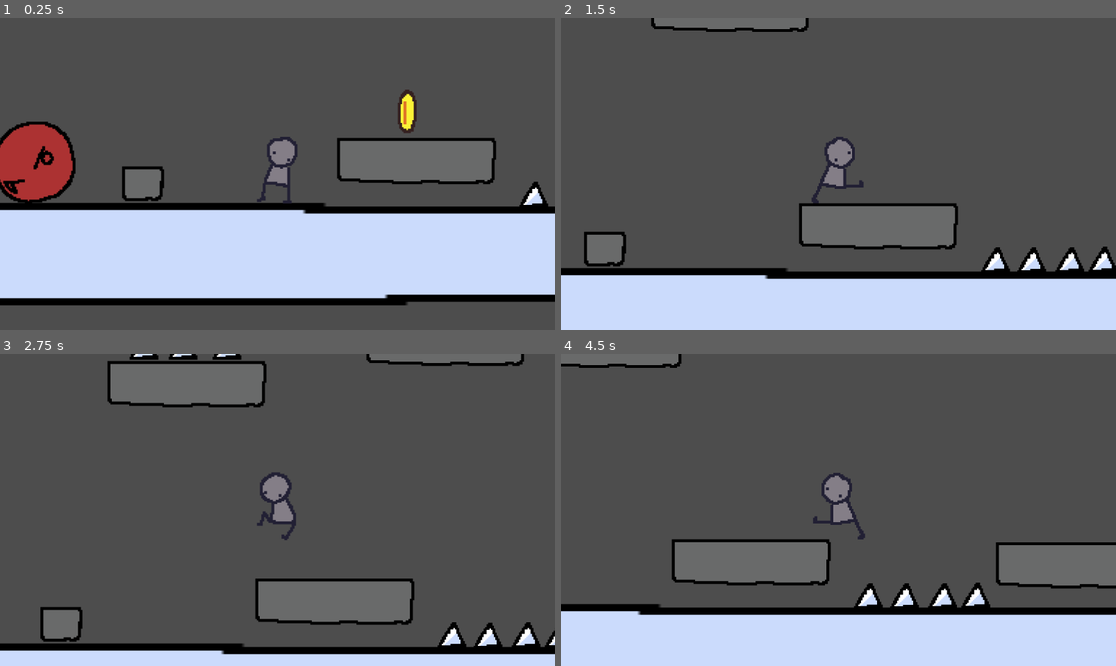
Above: before the commit, frames 1-4 (two rows, left to right).
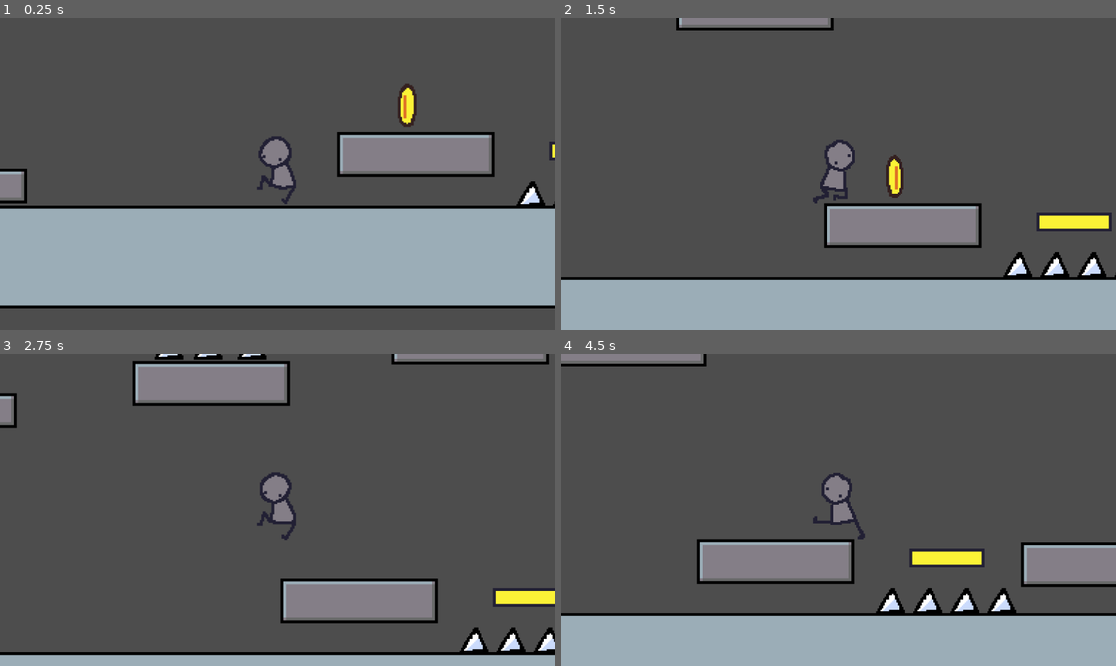
Above: after the commit, the same moments.

Repository: Helia8/platform
Game: Godot game, scene res://scenes/Level/Level1.tscn
The game is run twice, just before and just after one commit, with the same random seed, the same clock (stepped at 60 frames per second) and the same inputs.
Inputs:
- Up to frame 1 (0.25 s): no input
- Up to frame 2 (1.5 s): tap Enter (ui_accept) at 0.5, 0.77 s; hold Right (ui_right) from 0.53 s (still down)
- Up to frame 3 (2.75 s): tap Enter (ui_accept) at 1.52 s; release Right (ui_right) at 2.03 s; hold Left (ui_left) from 2.03 s (still down)
- Up to frame 4 (4.5 s): release Left (ui_left) at 2.78 s; hold Right (ui_right) 2.78-4.28 s; tap Enter (ui_accept) at 3.02, 3.77 s; hold Left (ui_left) from 4.28 s (still down)

The runs differ from the first frame. In frame 1, 42% of the frame differs, in the area x 0-100%, y 21-94%; in frame 2, 27%; in frame 3, 19%; in frame 4, 28%.

Commit message:
fix: sprites and delete winflag

Diff:
--- a/scenes/Ennemies/BasicEnnemy.tscn
+++ b/scenes/Ennemies/BasicEnnemy.tscn
@@ -125,9 +125,9 @@
 texture = ExtResource("2_06wfx")
 
 [node name="EnemyAnim" type="AnimatedSprite2D" parent="EnnemyArea" unique_id=1962338253]
-position = Vector2(0, 5)
+position = Vector2(-1, 5)
 sprite_frames = SubResource("SpriteFrames_4uoob")
-animation = &"death"
+animation = &"walk"
 
 [node name="EnnemyCollision" type="CollisionShape2D" parent="." unique_id=2092200608]
 shape = SubResource("CircleShape2D_06wfx")
--- a/scenes/Level/Level1.tscn
+++ b/scenes/Level/Level1.tscn
@@ -8,25 +8,39 @@
 [ext_resource type="PackedScene" uid="uid://bfg8snu3sq651" path="res://scenes/Platforms/BasicPlatform.tscn" id="7_4esi6"]
 [ext_resource type="PackedScene" uid="uid://lgtdme4tg6sh" path="res://scenes/Platforms/SquarePlatform.tscn" id="8_s5y6n"]
 [ext_resource type="PackedScene" uid="uid://e0qg8ljkihcb" path="res://scenes/WinFlag.tscn" id="9_rsq5u"]
+[ext_resource type="Script" uid="uid://dwvxqjs5w3a1u" path="res://src/Platforms/moving_platform_with_trigger.gd" id="10_6ch66"]
 [ext_resource type="PackedScene" uid="uid://c65r76r3p4o1" path="res://scenes/Pickups/CoinPickup.tscn" id="10_a7ub4"]
+[ext_resource type="Texture2D" uid="uid://dlm7ksv05yxor" path="res://assets/moving_platform.png" id="11_2vrk0"]
 
 [sub_resource type="RectangleShape2D" id="RectangleShape2D_p0hel"]
-size = Vector2(8234, 354)
+size = Vector2(8062, 354)
+
+[sub_resource type="Curve2D" id="Curve2D_hfknj"]
+resource_local_to_scene = true
+_data = {
+"points": PackedVector2Array(-30.298122, 10.912084, 30.298122, -10.912084, 253.4851, 7.0905304, -340.8666, 30.326836, 340.8666, -30.326836, 1391.263, -111.333336, -464.32578, -37.471092, 464.32578, 37.471092, 2955.7073, -132.66667, 0, 0, 0, 0, 4008.1516, 48.66667)
+}
+point_count = 4
+
+[sub_resource type="RectangleShape2D" id="RectangleShape2D_en3ub"]
+size = Vector2(261.32922, 65.72841)
+
+[sub_resource type="RectangleShape2D" id="RectangleShape2D_6hnjv"]
+size = Vector2(226, 8.771591)
 
 [node name="Level1" type="Node2D" unique_id=2030989425]
 
 [node name="Ground" type="Node2D" parent="." unique_id=1157665513]
-position = Vector2(585, 557)
+position = Vector2(594, 587.005)
 
 [node name="GroundSprite" type="Sprite2D" parent="Ground" unique_id=1253996610]
-position = Vector2(73.999954, 109.50001)
-scale = Vector2(14.17049, 2.44375)
+position = Vector2(87.000015, 104.00001)
 texture = ExtResource("1_w0kt7")
 
 [node name="GroundBody" type="StaticBody2D" parent="Ground" unique_id=351992712]
 
 [node name="GroundCollision" type="CollisionShape2D" parent="Ground/GroundBody" unique_id=1467036602]
-position = Vector2(0, 102)
+position = Vector2(86, 102)
 shape = SubResource("RectangleShape2D_p0hel")
 
 [node name="Player" parent="." unique_id=780849214 instance=ExtResource("2_h32uy")]
@@ -35,29 +49,27 @@
 [node name="Camera2D" type="Camera2D" parent="Player" unique_id=578441604]
 zoom = Vector2(0.6, 0.6)
 
-[node name="VoidHazard" parent="." unique_id=937687863 instance=ExtResource("3_p0hel")]
-position = Vector2(-3709, 730)
-
 [node name="VoidHazard2" parent="." unique_id=2104149160 instance=ExtResource("3_p0hel")]
-position = Vector2(4880, 725)
+position = Vector2(6781.0005, 725)
+scale = Vector2(12.079995, 1)
 
 [node name="SpikeHazard" parent="." unique_id=1085807066 instance=ExtResource("4_8mqkg")]
-position = Vector2(1098, 455)
+position = Vector2(1088, 473)
 
 [node name="BasicEnnemy" parent="." unique_id=775499948 instance=ExtResource("6_7s6sr")]
-position = Vector2(3311, 345)
+position = Vector2(4364, 345)
 
 [node name="BasicPlatform" parent="." unique_id=162337804 instance=ExtResource("7_4esi6")]
 position = Vector2(416, 256)
 
 [node name="SpikeHazard2" parent="." unique_id=1820497247 instance=ExtResource("4_8mqkg")]
-position = Vector2(1355, 455)
+position = Vector2(1344, 473)
 
 [node name="SpikeHazard3" parent="." unique_id=1056106776 instance=ExtResource("4_8mqkg")]
-position = Vector2(1223, 456)
+position = Vector2(1216, 473)
 
 [node name="SpikeHazard4" parent="." unique_id=560954911 instance=ExtResource("4_8mqkg")]
-position = Vector2(1469, 454)
+position = Vector2(1472, 473)
 
 [node name="BasicPlatform2" parent="." unique_id=993820697 instance=ExtResource("7_4esi6")]
 position = Vector2(1537, 267)
@@ -69,10 +81,10 @@
 position = Vector2(-1120, -256)
 
 [node name="BasicPlatform3" parent="." unique_id=899758877 instance=ExtResource("7_4esi6")]
-position = Vector2(5090, 465)
+position = Vector2(5056, 480)
 
 [node name="BasicPlatform4" parent="." unique_id=1203475493 instance=ExtResource("7_4esi6")]
-position = Vector2(5597, 465)
+position = Vector2(5600, 480)
 
 [node name="SquarePlatform3" parent="." unique_id=1629069388 instance=ExtResource("8_s5y6n")]
 position = Vector2(-2976, 64)
@@ -86,38 +98,17 @@
 [node name="SpikeHazard5" parent="." unique_id=464142309 instance=ExtResource("4_8mqkg")]
 position = Vector2(-1689, -192)
 
-[node name="VoidHazard3" parent="." unique_id=810062654 instance=ExtResource("3_p0hel")]
-position = Vector2(5227, 725)
-
-[node name="VoidHazard4" parent="." unique_id=316400328 instance=ExtResource("3_p0hel")]
-position = Vector2(5574, 725)
-
-[node name="VoidHazard5" parent="." unique_id=1768109156 instance=ExtResource("3_p0hel")]
-position = Vector2(5921, 725)
-
-[node name="VoidHazard6" parent="." unique_id=112090091 instance=ExtResource("3_p0hel")]
-position = Vector2(6268, 725)
-
-[node name="VoidHazard7" parent="." unique_id=773411420 instance=ExtResource("3_p0hel")]
-position = Vector2(6615, 725)
-
-[node name="VoidHazard8" parent="." unique_id=191426051 instance=ExtResource("3_p0hel")]
-position = Vector2(6962, 725)
-
-[node name="VoidHazard9" parent="." unique_id=268347520 instance=ExtResource("3_p0hel")]
-position = Vector2(7309, 725)
-
 [node name="SquarePlatform5" parent="." unique_id=2127685572 instance=ExtResource("8_s5y6n")]
-position = Vector2(-3532, 361)
+position = Vector2(-3349, 395)
 
 [node name="SquarePlatform6" parent="." unique_id=667562785 instance=ExtResource("8_s5y6n")]
-position = Vector2(-3532, 240)
+position = Vector2(-3349, 274)
 
 [node name="SquarePlatform7" parent="." unique_id=1915454349 instance=ExtResource("8_s5y6n")]
-position = Vector2(-3532, 119)
+position = Vector2(-3349, 153)
 
 [node name="SquarePlatform8" parent="." unique_id=220346923 instance=ExtResource("8_s5y6n")]
-position = Vector2(-3532, -2)
+position = Vector2(-3349, 32)
 
 [node name="SquarePlatform9" parent="." unique_id=2140474738 instance=ExtResource("8_s5y6n")]
 position = Vector2(-640, -384)
@@ -149,29 +140,77 @@
 [node name="SquarePlatform13" parent="." unique_id=1893710171 instance=ExtResource("8_s5y6n")]
 position = Vector2(3124, -789)
 
-[node name="SquarePlatform14" parent="." unique_id=111290903 instance=ExtResource("8_s5y6n")]
-position = Vector2(2361, 337)
-
-[node name="SquarePlatform15" parent="." unique_id=655454968 instance=ExtResource("8_s5y6n")]
-position = Vector2(2633, 159)
-
-[node name="BasicPlatform8" parent="." unique_id=1815122342 instance=ExtResource("7_4esi6")]
-position = Vector2(2913, 4)
-
-[node name="BasicPlatform9" parent="." unique_id=1528517135 instance=ExtResource("7_4esi6")]
-position = Vector2(3602, 12)
-
-[node name="BasicPlatform10" parent="." unique_id=1686541704 instance=ExtResource("7_4esi6")]
-position = Vector2(6488, -772)
-
 [node name="CoinPickup" parent="." unique_id=488724526 instance=ExtResource("10_a7ub4")]
 position = Vector2(658, 166)
 
 [node name="BasicEnnemy2" parent="." unique_id=1010090589 instance=ExtResource("6_7s6sr")]
-position = Vector2(-607, 342)
+position = Vector2(-1152, 342)
 
 [node name="SquarePlatform16" parent="." unique_id=1847896861 instance=ExtResource("8_s5y6n")]
-position = Vector2(-327, 356)
+position = Vector2(-801, 384)
 
 [node name="WinFlag" parent="." unique_id=1563577584 instance=ExtResource("9_rsq5u")]
-position = Vector2(5640, 155)
+position = Vector2(5632, 480)
+
+[node name="SquarePlatform14" parent="." unique_id=2120416006 instance=ExtResource("8_s5y6n")]
+position = Vector2(2270, 115)
+
+[node name="SquarePlatform15" parent="." unique_id=1916338904 instance=ExtResource("8_s5y6n")]
+position = Vector2(2750, -13)
+
+[node name="VoidHazard3" parent="." unique_id=937687863 instance=ExtResource("3_p0hel")]
+position = Vector2(-5434.9995, 725)
+scale = Vector2(12.079995, 1)
+
+[node name="SquarePlatform17" parent="." unique_id=2052629445 instance=ExtResource("8_s5y6n")]
+position = Vector2(-3349, -85)
+
+[node name="SquarePlatform18" parent="." unique_id=1106724852 instance=ExtResource("8_s5y6n")]
+position = Vector2(-3349, -206)
+
+[node name="SquarePlatform19" parent="." unique_id=996485655 instance=ExtResource("8_s5y6n")]
+position = Vector2(-3349, -327)
+
+[node name="SquarePlatform20" parent="." unique_id=2061324701 instance=ExtResource("8_s5y6n")]
+position = Vector2(-3349, -448)
+
+[node name="MovingPlatformWithTrigger" type="Node2D" parent="." unique_id=633624828]
+position = Vector2(1152, 288)
+script = ExtResource("10_6ch66")
+speed = 0.5
+idle_time_midpath = 1.0
+
+[node name="PlatformPath" type="Path2D" parent="MovingPlatformWithTrigger" unique_id=1409864760]
+position = Vector2(-285.17075, -18)
+scale = Vector2(1.125, 3)
+curve = SubResource("Curve2D_hfknj")
+
+[node name="PlatformPathFollow" type="PathFollow2D" parent="MovingPlatformWithTrigger/PlatformPath" unique_id=1845010379]
+position = Vector2(253.4851, 7.0905304)
+rotation = -0.3456946
+rotates = false
+
+[node name="RemoteTransform2D" type="RemoteTransform2D" parent="MovingPlatformWithTrigger/PlatformPath/PlatformPathFollow" unique_id=167867027]
+remote_path = NodePath("../../../PlatformBody")
+update_rotation = false
+update_scale = false
+
+[node name="PlatformBody" type="AnimatableBody2D" parent="MovingPlatformWithTrigger" unique_id=748276631]
+position = Vector2(0, 3.2716064)
+
+[node name="PlatformCollision" type="CollisionShape2D" parent="MovingPlatformWithTrigger/PlatformBody" unique_id=1245673624]
+position = Vector2(131.16464, 32.864204)
+shape = SubResource("RectangleShape2D_en3ub")
+
+[node name="TriggerArea" type="Area2D" parent="MovingPlatformWithTrigger/PlatformBody" unique_id=1117030317]
+
+[node name="TriggerCollision" type="CollisionShape2D" parent="MovingPlatformWithTrigger/PlatformBody/TriggerArea" unique_id=248386789]
+position = Vector2(132.82925, -3.8857956)
+shape = SubResource("RectangleShape2D_6hnjv")
+
+[node name="MovingPlatform" type="Sprite2D" parent="MovingPlatformWithTrigger/PlatformBody" unique_id=1492024619]
+position = Vector2(130.82925, 32.72841)
+texture = ExtResource("11_2vrk0")
+
+[connection signal="body_entered" from="MovingPlatformWithTrigger/PlatformBody/TriggerArea" to="MovingPlatformWithTrigger" method="_on_trigger_area_body_entered"]
+[connection signal="body_exited" from="MovingPlatformWithTrigger/PlatformBody/TriggerArea" to="MovingPlatformWithTrigger" method="_on_trigger_area_body_exited"]
--- a/scenes/Platforms/SquarePlatform.tscn
+++ b/scenes/Platforms/SquarePlatform.tscn
@@ -1,6 +1,6 @@
 [gd_scene format=3 uid="uid://lgtdme4tg6sh"]
 
-[ext_resource type="Texture2D" uid="uid://djsp4xco55qmx" path="res://assets/square.png" id="1_2h23h"]
+[ext_resource type="Texture2D" uid="uid://r1hcdygl7u4j" path="res://assets/platform_square.png" id="1_2h23h"]
 
 [sub_resource type="RectangleShape2D" id="RectangleShape2D_eph2f"]
 size = Vector2(148, 121)
--- a/scenes/WinFlag.tscn
+++ b/scenes/WinFlag.tscn
@@ -29,13 +29,14 @@
 script = ExtResource("1_aedk0")
 
 [node name="WinArea" type="Area2D" parent="." unique_id=1897347660]
+position = Vector2(31, -316)
 
 [node name="WinCollision" type="CollisionShape2D" parent="WinArea" unique_id=107922015]
 position = Vector2(11.5, 96)
 shape = SubResource("RectangleShape2D_45lnh")
 
 [node name="AnimatedSprite2D" type="AnimatedSprite2D" parent="WinArea" unique_id=2081520585]
-position = Vector2(-44, 92)
+position = Vector2(-11, 94)
 sprite_frames = SubResource("SpriteFrames_k30lu")
 animation = &"idle"
 autoplay = "idle"
Binary file changed: assets/ground.png
Binary file changed: assets/platform.png
Binary file added: assets/platform_square.png
Not shown, changed: assets/platform_square.png.import
Binary file removed: assets/square.png
Not shown: 1 places in scenes/WinFlag.tscn that only renumber resources
